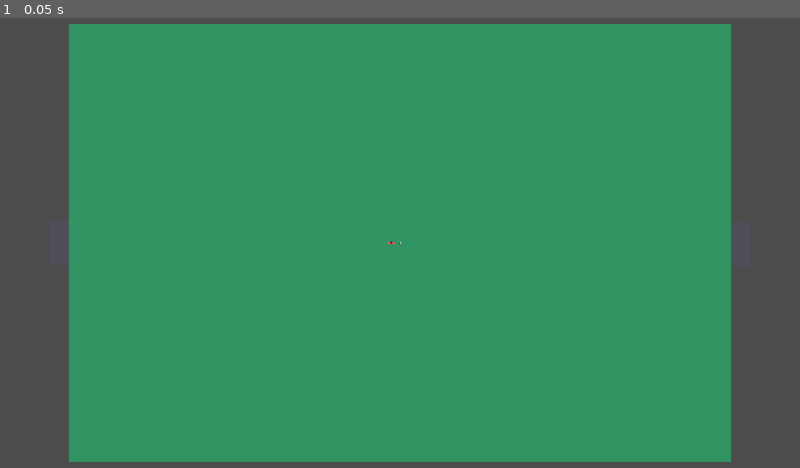
Above: before the commit, frame 1.
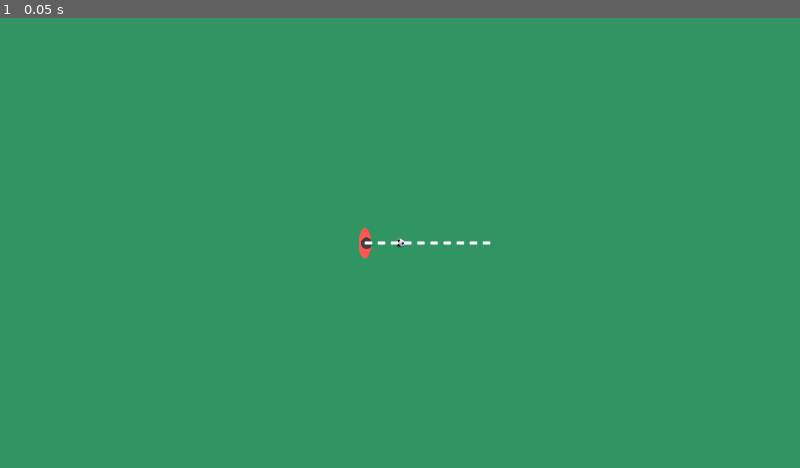
Above: after the commit, the same moment.

Repository: tonymarklove/football
Game: Godot game, scene res://World.tscn
Same seed, same stepped clock (60 frames per second), same inputs: the game is played once before the commit and once after it.
Inputs:
- Up to frame 1 (0.05 s): no input

The runs differ from the first frame. In frame 1, 20% of the frame differs, in the area x 0-100%, y 0-100%.
Error after the commit: Parse Error: The function signature doesn't match the parent. Parent signature is: "void draw_circle(Vector2, float, Color)". (res://Player/BallControlArea.gd:…

Commit message:
Ball control area and dotted trajectory line

Diff:
--- a/Ball/Ball.gd
+++ b/Ball/Ball.gd
@@ -6,4 +6,4 @@
 	var collision = move_and_collide(velocity)
 
 	if collision:
-		print("collided")
+		print("ball collided")
--- /dev/null
+++ b/Player/BallControlArea.gd
@@ -0,0 +1,16 @@
+extends Node2D
+
+func _draw():
+	draw_circle(Vector2(), 32, 0, 360, Color(0.8, 0.2, 0.2, 0.5))
+
+func draw_circle(center, radius, angleFrom, angleTo, color):
+	var nbPoints = 32
+	var pointsArc = PoolVector2Array()
+	pointsArc.push_back(center)
+	var colors = PoolColorArray([color])
+
+	for i in range(nbPoints+1):
+		var anglePoint = angleFrom + i*(angleTo-angleFrom)/nbPoints - 90
+		pointsArc.push_back(center + Vector2( cos( deg2rad(anglePoint) ), sin( deg2rad(anglePoint) ) )* radius)
+
+	draw_polygon(pointsArc, colors)
--- /dev/null
+++ b/Player/BallTrajectory.gd
@@ -0,0 +1,28 @@
+extends Node2D
+
+var line_color = Color(1,1,1,1)
+var line_width = 2
+var gap_length = 5
+const antialiased = true
+
+func _draw():
+	if visible:
+		draw_dotted_line(Vector2(), Vector2(0, -100), 10)
+
+func draw_dotted_line(from, to, segment_count=1):
+	if segment_count < 1: return
+
+	var gap_count = segment_count - 1
+	var line_length = (to - from).length()
+	var filled_line_length = line_length - (gap_length * gap_count)
+	var segment_length = filled_line_length / segment_count
+
+	var direction = (to - from).normalized()
+	var segment_vector = direction * segment_length
+	var gap_vector = direction * gap_length
+
+	var segment_from = from
+
+	for i in range(segment_count):
+		draw_line(segment_from, segment_from + segment_vector, line_color, line_width, antialiased)
+		segment_from = segment_from + segment_vector + gap_vector
--- a/Player/Player.gd
+++ b/Player/Player.gd
@@ -2,26 +2,46 @@
 
 var velocity = Vector2(0,0)
 
-const STARTING_VECTOR = Vector2(0,1)
-const JOYSTICK_DEADZONE = 0.25
-const PLAYER_SPEED = 10
+const STARTING_VECTOR = Vector2(0,-1)
+const JOYSTICK_DEADZONE = 0.2
+const PLAYER_SPEED = 5
 
-func handle_input(delta):
+# Return a velocity normalized between -1 and 1
+func input_move_velocity():
 	var move = Vector2()
 
 	move.x += Input.get_joy_axis(0, JOY_AXIS_0)
 	move.y += Input.get_joy_axis(0, JOY_AXIS_1)
 
 	if move.length() < JOYSTICK_DEADZONE:
-		move = Vector2()
+		return null
 
 	return move
 
+func input_look_vector():
+	var look = Vector2()
+
+	look.x += Input.get_joy_axis(0, JOY_AXIS_2)
+	look.y += Input.get_joy_axis(0, JOY_AXIS_3)
+
+	if look.length() < JOYSTICK_DEADZONE:
+		return null
+
+	return look
+
 func _physics_process(delta):
-	velocity = handle_input(delta)
-	velocity *= PLAYER_SPEED
+	var move_velocity = input_move_velocity()
+	var look_vector = input_look_vector()
 
-	self.rotation = velocity.angle_to(STARTING_VECTOR)
+	if move_velocity:
+		velocity = move_velocity * PLAYER_SPEED
+	else:
+		velocity = Vector2()
+
+	if look_vector:
+		self.rotation = -look_vector.angle_to(STARTING_VECTOR)
+	elif move_velocity:
+		self.rotation = -move_velocity.angle_to(STARTING_VECTOR)
 
 	var collision = move_and_collide(velocity)
 
--- a/World.tscn
+++ b/World.tscn
@@ -1,9 +1,11 @@
-[gd_scene load_steps=9 format=2]
+[gd_scene load_steps=11 format=2]
 
 [ext_resource path="res://Ball/Ball.gd" type="Script" id=1]
 [ext_resource path="res://Ball/football.png" type="Texture" id=2]
 [ext_resource path="res://Player/Player.gd" type="Script" id=3]
 [ext_resource path="res://Player/player.png" type="Texture" id=4]
+[ext_resource path="res://Player/BallControlArea.gd" type="Script" id=5]
+[ext_resource path="res://Player/BallTrajectory.gd" type="Script" id=6]
 
 [sub_resource type="RectangleShape2D" id=1]
 
@@ -65,7 +67,7 @@
 anchor_mode = 1
 rotating = false
 current = true
-zoom = Vector2( 2, 2 )
+zoom = Vector2( 0.5, 0.5 )
 limit_left = -10000000
 limit_top = -10000000
 limit_right = 10000000
@@ -193,3 +195,11 @@
 rotation = 1.5708
 shape = SubResource( 4 )
 _sections_unfolded = [ "Transform" ]
+
+[node name="BallControlArea" type="Node2D" parent="Player" index="2"]
+
+script = ExtResource( 5 )
+
+[node name="BallTrajectory" type="Node2D" parent="Player" index="3"]
+
+script = ExtResource( 6 )
